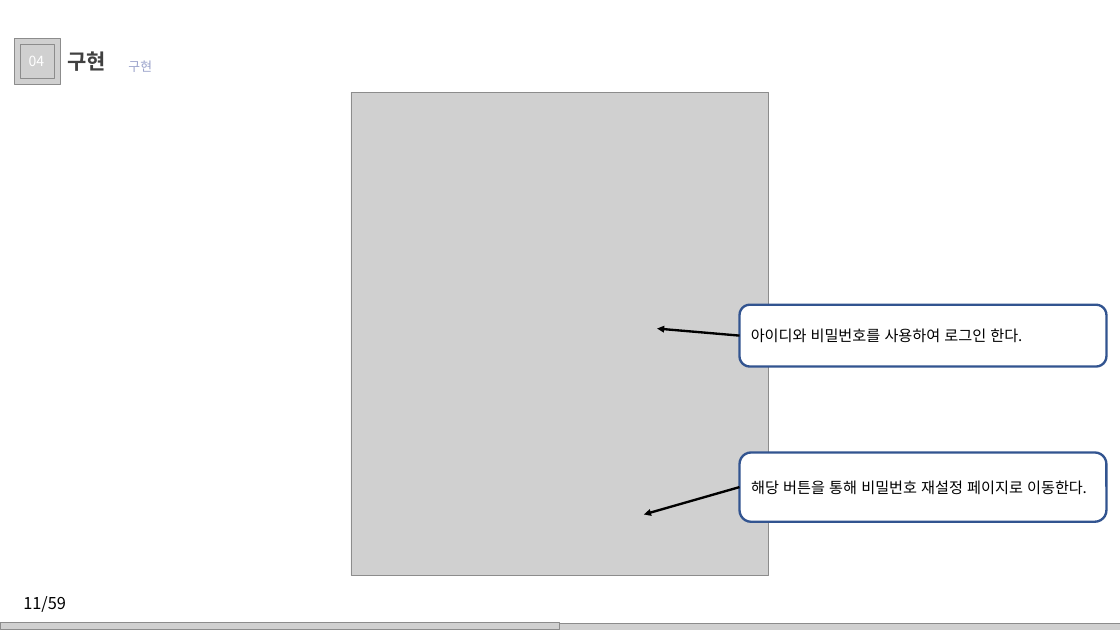
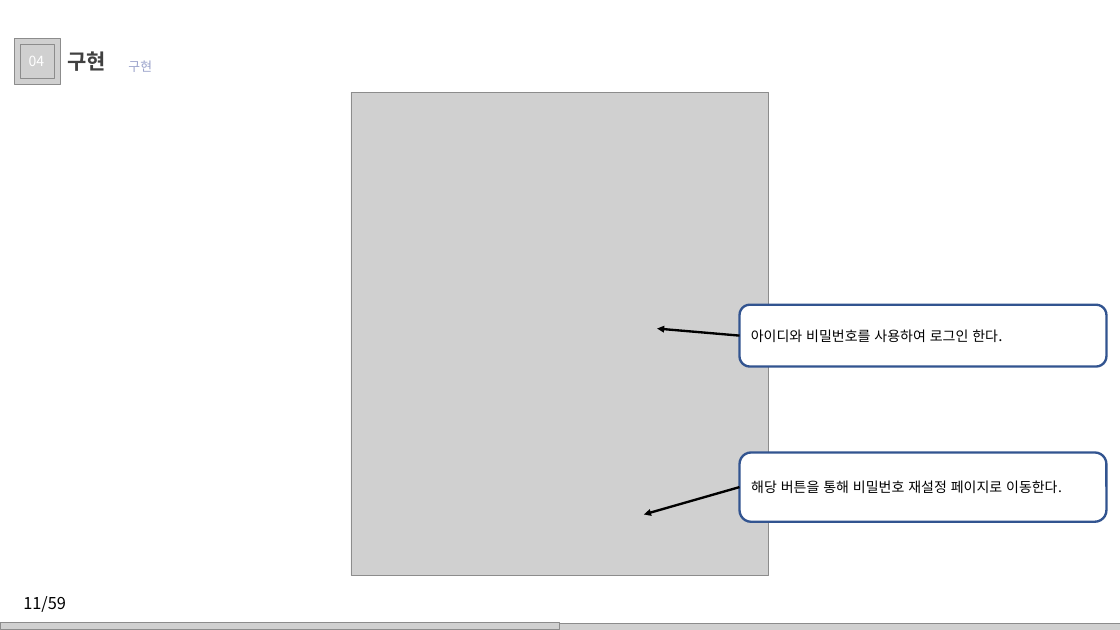
Before and after one commit to juhyeonjong2/EzenCompany, a slide deck: slide 11 of Documents/8. 발표/2. 최종발표/이젠컴퍼니.pptx. Drawn at 1120x630 pixels with LibreOffice and Linux fonts; fonts in the diff are those of the drawing; grey boxes stand for pictures; background and template pictures are left out. Boxes give left, top, right and bottom in pixels: in the first picture for what was removed or moved away, otherwise in the second. Text is boxed around its words. In the diff, an @@ line names an element or a change of style, - is before the commit and + after.

```diff
--- a/Documents/8. 발표/2. 최종발표/이젠컴퍼니.pptx
+++ b/Documents/8. 발표/2. 최종발표/이젠컴퍼니.pptx
@@ rounded rectangle "아이디와 비밀번호를 사용하여 로그인 한다." at (739, 305, 1107, 367): size 13 to 12 pt @@
@@ rounded rectangle "해당 버튼을 통해 비밀번호 재설정 ..." at (739, 453, 1107, 522): size 13 to 12 pt @@
```
Also in this commit, not shown: 19 other slides changed.
